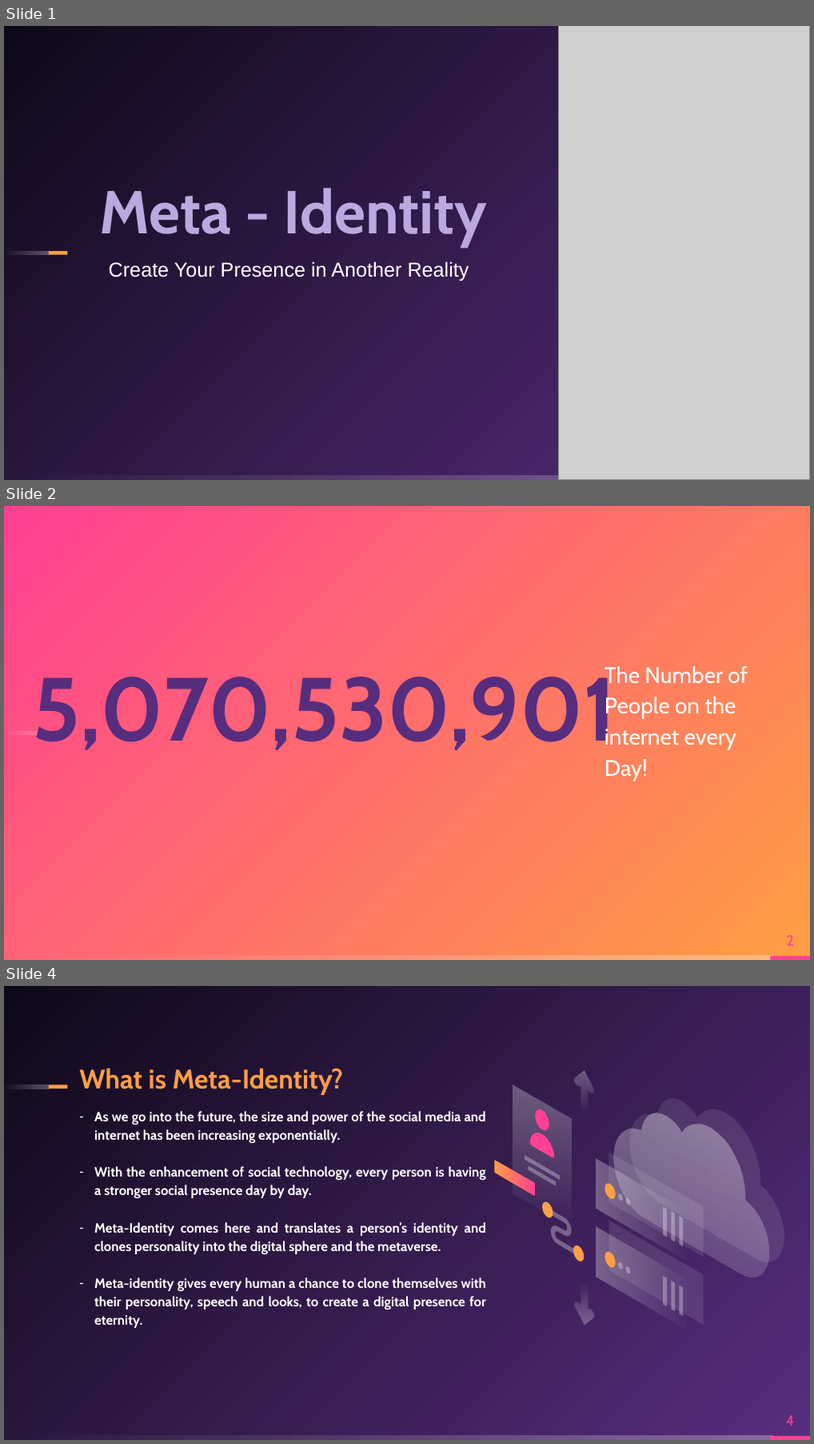
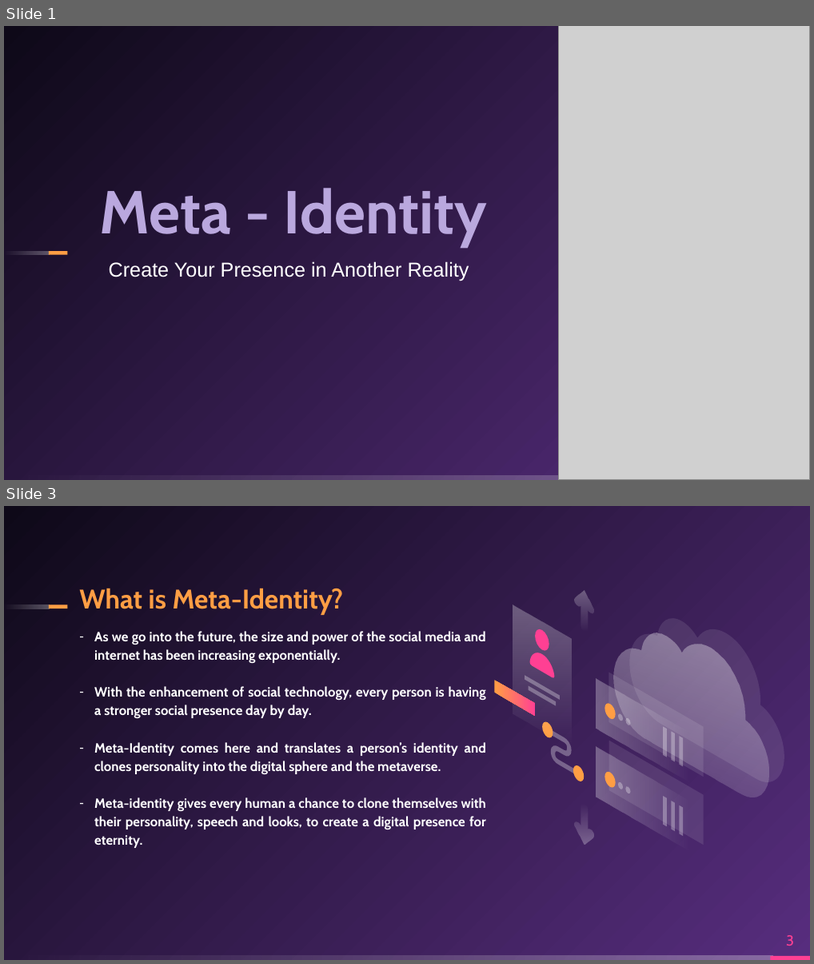
Before and after one commit to sacredvoid/hackUMass22, a slide deck: Meta-Indentity.pptx. Shown one above the other, each under a label of ours: slides 1, 2 and 4 before the commit, slides 1 and 3 after it; the slides between them are not shown. The pictures are 814x1444 and 814x964 pixels, drawn with LibreOffice and Linux fonts; fonts in the diff are those of the drawing; grey boxes stand for pictures. Boxes give left, top, right and bottom in pixels: in the first picture for what was removed or moved away, otherwise in the second. Text is boxed around its words. In the diff, an @@ line names an element or a change of style, - is before the commit and + after.

```diff
--- a/Meta-Indentity.pptx
+++ b/Meta-Indentity.pptx
@@ slide 2 removed at box(4, 506, 810, 960), background gradient #FF9E44 to #FF4093; not listed: 4 template elements that a slide beside it also shows @@
@@ title removed at box(32, 667, 616, 750) @@
-5,070,530,901
@@ subtitle removed at box(605, 666, 748, 780) @@
-The Number of People on the internet every Day!
@@ page number removed at box(786, 935, 794, 945) @@
-2
@@ what was slide 4 is now slide 3 @@
@@ page number at box(786, 935, 794, 945): text changed @@
-4
+3
```
Also in this commit, not shown: 1 slide changed.
